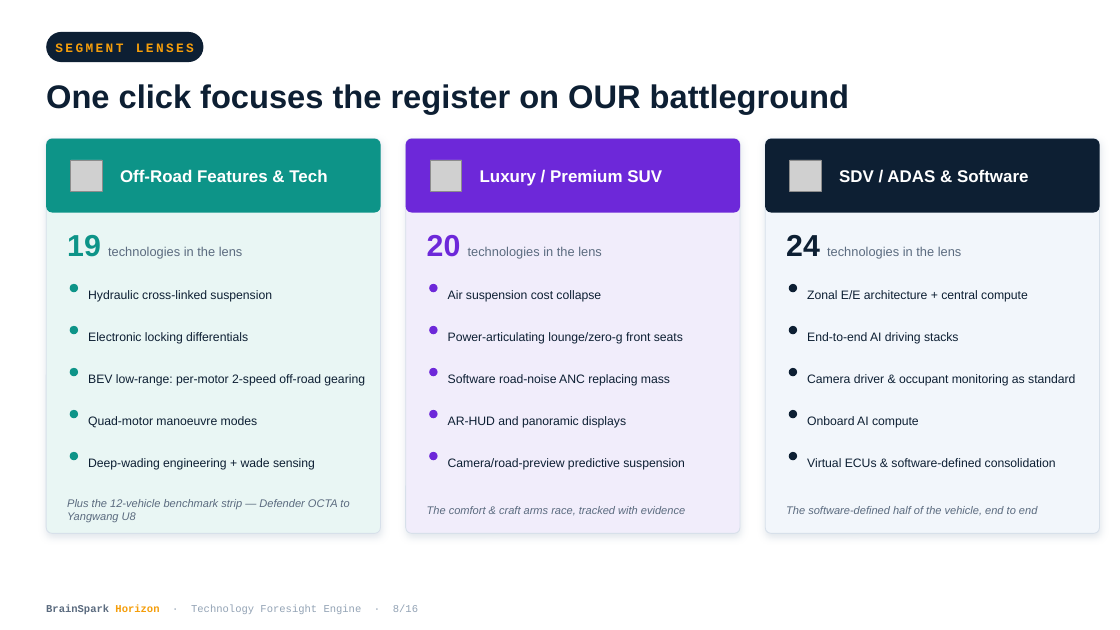
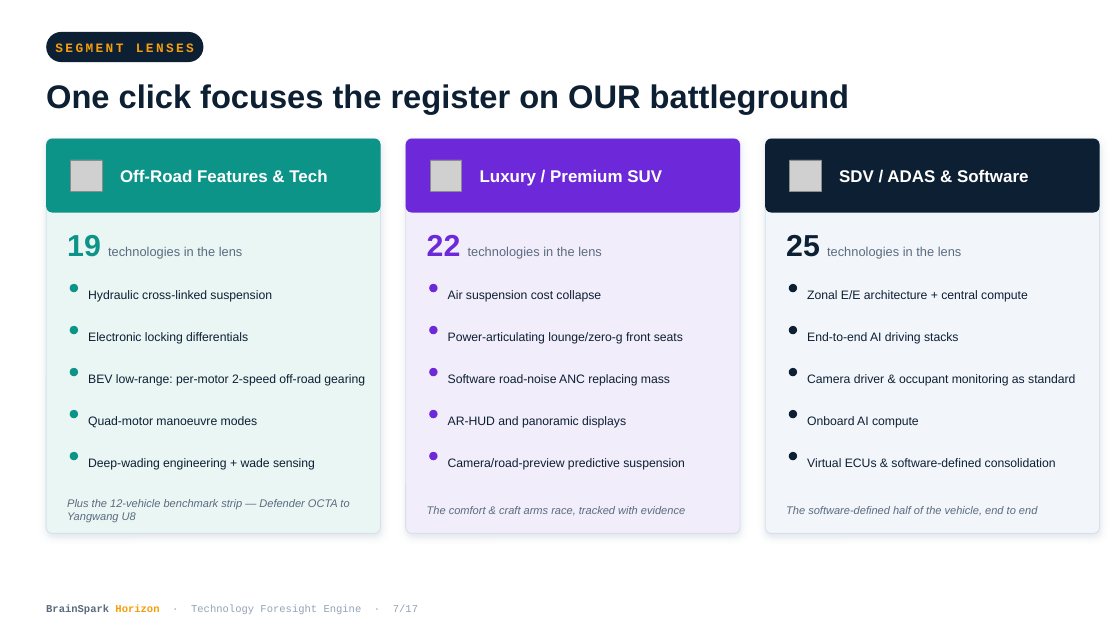
Before and after one commit to bhosaleavinash546/leamington-marathi, a slide deck: slide 8 of BrainSpark_Horizon_Director.pptx. Drawn at 1120x630 pixels with LibreOffice and Linux fonts; fonts in the diff are those of the drawing; grey boxes stand for pictures. Boxes give left, top, right and bottom in pixels: in the first picture for what was removed or moved away, otherwise in the second. Text is boxed around its words. In the diff, an @@ line names an element or a change of style, - is before the commit and + after.

```diff
--- a/BrainSpark_Horizon_Director.pptx
+++ b/BrainSpark_Horizon_Director.pptx
@@ text at box(427, 235, 602, 259): text changed @@
-20 technologies in the lens
+22 technologies in the lens
@@ text at box(786, 235, 962, 259): text changed @@
-24 technologies in the lens
+25 technologies in the lens
@@ text at box(46, 605, 418, 614): text changed @@
-BrainSpark Horizon · Technology Foresight Engine · 8/16
+BrainSpark Horizon · Technology Foresight Engine · 7/17
```
Also in this commit, not shown: 13 other slides changed, 1 slide added, 9 other files.
